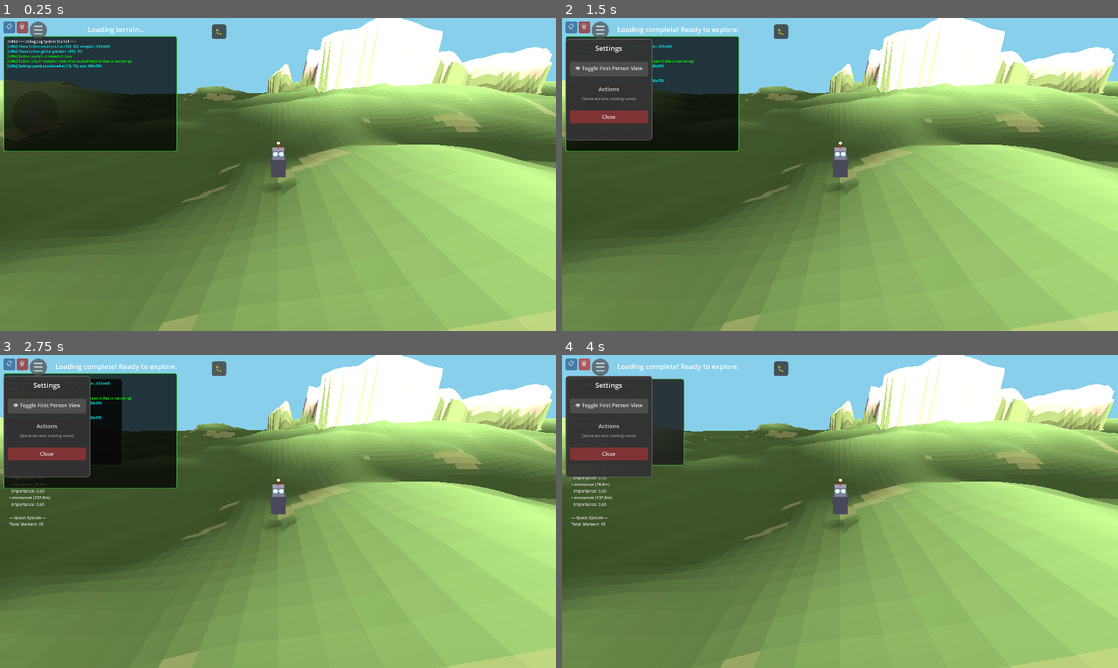
Above: before the commit, frames 1-4 (two rows, left to right).
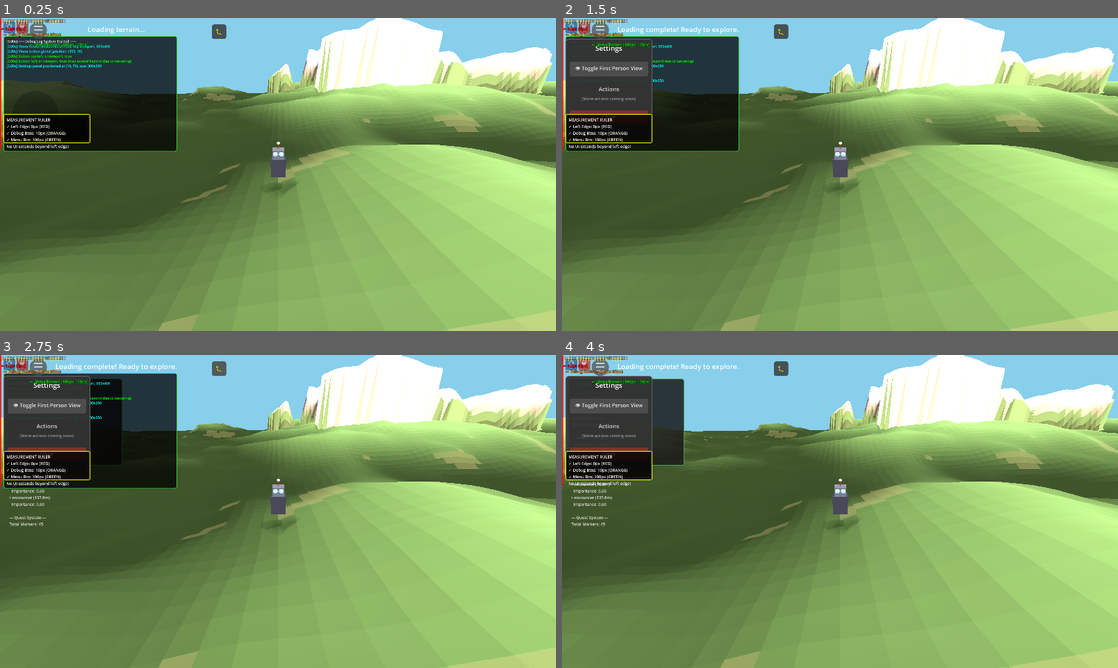
Above: after the commit, the same moments.

Repository: felix-dieterle/YouGame_godot4_public
Game: Godot game, scene res://scenes/main.tscn
Two runs of this game, one before a commit and one after it. Both use one fixed random seed, a clock stepped at 60 frames per second and the inputs below.
Inputs:
- Up to frame 1 (0.25 s): no input
- Up to frame 2 (1.5 s): click "☰" at 0.5 s; click "👁 Toggle First Person View" at 1.25 s
- Up to frame 3 (2.75 s): click "🐛" at 2 s
- Up to frame 4 (4 s): click "📋" at 2.75 s; click "🗑" at 3.5 s

The runs differ from the first frame. In frame 1, 1.2% of the frame differs, in the area x 0-17%, y 0-42%; in frame 2, 1.8%; in frame 3, 1.8%; in frame 4, 1.9%.

Commit message:
Add left edge measurement ruler for UI investigation
Co-authored-by: felix-dieterle <1490062+felix-dieterle@users.noreply.github.com>

Diff:
--- a/scripts/mobile_controls.gd
+++ b/scripts/mobile_controls.gd
@@ -12,6 +12,11 @@
 var menu_button: Button
 var settings_panel: Panel
 var settings_visible: bool = false
+
+# Left edge measurement ruler
+var measurement_ruler: Control
+var ruler_labels: Array[Label] = []
+@export var show_ruler: bool = true  # Set to false to hide the ruler
 
 # Configuration
 const JOYSTICK_RADIUS: float = 80.0
@@ -86,6 +91,10 @@
 
 	# Create settings panel (initially hidden)
 	_create_settings_panel()
+
+	# Create measurement ruler on left edge
+	if show_ruler:
+		_create_measurement_ruler()
 
 	# Update position when viewport size changes
 	_update_joystick_position()
@@ -451,3 +460,114 @@
 
 		# Log visibility checks using helper
 		_log_button_bounds_check(bounds_check)
+
+func _create_measurement_ruler():
+	DebugLogOverlay.add_log("Creating left edge measurement ruler...", "cyan")
+
+	# Create a container for the ruler
+	measurement_ruler = Control.new()
+	measurement_ruler.z_index = 150  # Very high to be on top of everything
+	measurement_ruler.mouse_filter = Control.MOUSE_FILTER_IGNORE  # Don't block clicks
+	add_child(measurement_ruler)
+
+	# Get viewport size
+	var viewport_size = get_viewport().size
+
+	# Create vertical line at x=0 (left edge)
+	var edge_line = Panel.new()
+	edge_line.position = Vector2(0, 0)
+	edge_line.size = Vector2(2, viewport_size.y)
+	var edge_style = StyleBoxFlat.new()
+	edge_style.bg_color = Color(1.0, 0.0, 0.0, 0.8)  # Red line
+	edge_line.add_theme_stylebox_override("panel", edge_style)
+	measurement_ruler.add_child(edge_line)
+
+	# Add measurement markers every 10 pixels
+	var distances = [0, 10, 20, 30, 40, 50, 60, 70, 80, 90, 100, 110, 120, 130, 140, 150, 160, 170, 180, 190, 200]
+
+	for distance in distances:
+		# Create a tick mark
+		var tick = Panel.new()
+		tick.position = Vector2(distance, 5)
+		tick.size = Vector2(2, 15)
+		var tick_style = StyleBoxFlat.new()
+		# Use different colors for different distance ranges
+		if distance == 0:
+			tick_style.bg_color = Color(1.0, 0.0, 0.0, 0.9)  # Red for edge
+		elif distance == 10:
+			tick_style.bg_color = Color(1.0, 0.5, 0.0, 0.9)  # Orange for debug buttons start
+		elif distance == 100:
+			tick_style.bg_color = Color(0.0, 1.0, 0.0, 0.9)  # Green for menu button start
+		else:
+			tick_style.bg_color = Color(1.0, 1.0, 0.0, 0.7)  # Yellow for other markers
+		tick.add_theme_stylebox_override("panel", tick_style)
+		measurement_ruler.add_child(tick)
+
+		# Create a label for the distance
+		var label = Label.new()
+		label.text = str(distance)
+		label.position = Vector2(distance + 5, 0)
+		label.add_theme_font_size_override("font_size", 12)
+		label.add_theme_color_override("font_color", Color(1.0, 1.0, 1.0, 0.9))
+		label.add_theme_color_override("font_outline_color", Color(0.0, 0.0, 0.0, 1.0))
+		label.add_theme_constant_override("outline_size", 2)
+		measurement_ruler.add_child(label)
+		ruler_labels.append(label)
+
+	# Add informational labels showing what's at each position
+	var info_label_1 = Label.new()
+	info_label_1.text = "← Edge (0px)"
+	info_label_1.position = Vector2(2, 25)
+	info_label_1.add_theme_font_size_override("font_size", 14)
+	info_label_1.add_theme_color_override("font_color", Color(1.0, 0.0, 0.0, 1.0))
+	info_label_1.add_theme_color_override("font_outline_color", Color(0.0, 0.0, 0.0, 1.0))
+	info_label_1.add_theme_constant_override("outline_size", 2)
+	measurement_ruler.add_child(info_label_1)
+
+	var info_label_2 = Label.new()
+	info_label_2.text = "← Debug Buttons (10px-95px)"
+	info_label_2.position = Vector2(10, 45)
+	info_label_2.add_theme_font_size_override("font_size", 14)
+	info_label_2.add_theme_color_override("font_color", Color(1.0, 0.5, 0.0, 1.0))
+	info_label_2.add_theme_color_override("font_outline_color", Color(0.0, 0.0, 0.0, 1.0))
+	info_label_2.add_theme_constant_override("outline_size", 2)
+	measurement_ruler.add_child(info_label_2)
+
+	var info_label_3 = Label.new()
+	info_label_3.text = "← Menu Button (100px-160px)"
+	info_label_3.position = Vector2(100, 80)
+	info_label_3.add_theme_font_size_override("font_size", 14)
+	info_label_3.add_theme_color_override("font_color", Color(0.0, 1.0, 0.0, 1.0))
+	info_label_3.add_theme_color_override("font_outline_color", Color(0.0, 0.0, 0.0, 1.0))
+	info_label_3.add_theme_constant_override("outline_size", 2)
+	measurement_ruler.add_child(info_label_3)
+
+	# Add a summary panel showing negative distances (if any UI extends left)
+	var summary_panel = Panel.new()
+	summary_panel.position = Vector2(10, viewport_size.y - 120)
+	summary_panel.size = Vector2(300, 100)
+	var summary_style = StyleBoxFlat.new()
+	summary_style.bg_color = Color(0.0, 0.0, 0.0, 0.8)
+	summary_style.border_color = Color(1.0, 1.0, 0.0, 1.0)
+	summary_style.border_width_left = 2
+	summary_style.border_width_right = 2
+	summary_style.border_width_top = 2
+	summary_style.border_width_bottom = 2
+	summary_style.corner_radius_top_left = 5
+	summary_style.corner_radius_top_right = 5
+	summary_style.corner_radius_bottom_left = 5
+	summary_style.corner_radius_bottom_right = 5
+	summary_panel.add_theme_stylebox_override("panel", summary_style)
+	measurement_ruler.add_child(summary_panel)
+
+	var summary_label = Label.new()
+	summary_label.text = "MEASUREMENT RULER\n✓ Left Edge: 0px (RED)\n✓ Debug Btns: 10px (ORANGE)\n✓ Menu Btn: 100px (GREEN)\nNo UI extends beyond left edge!"
+	summary_label.position = Vector2(10, 10)
+	summary_label.add_theme_font_size_override("font_size", 14)
+	summary_label.add_theme_color_override("font_color", Color(1.0, 1.0, 1.0, 1.0))
+	summary_panel.add_child(summary_label)
+
+	DebugLogOverlay.add_log("Measurement ruler created with markers from 0px to 200px", "green")
+	DebugLogOverlay.add_log("Red line marks left edge (0px)", "red")
+	DebugLogOverlay.add_log("Orange marks debug buttons area (10px-95px)", "yellow")
+	DebugLogOverlay.add_log("Green marks menu button area (100px-160px)", "green")
Not shown, added: LEFT_EDGE_MEASUREMENT.md
